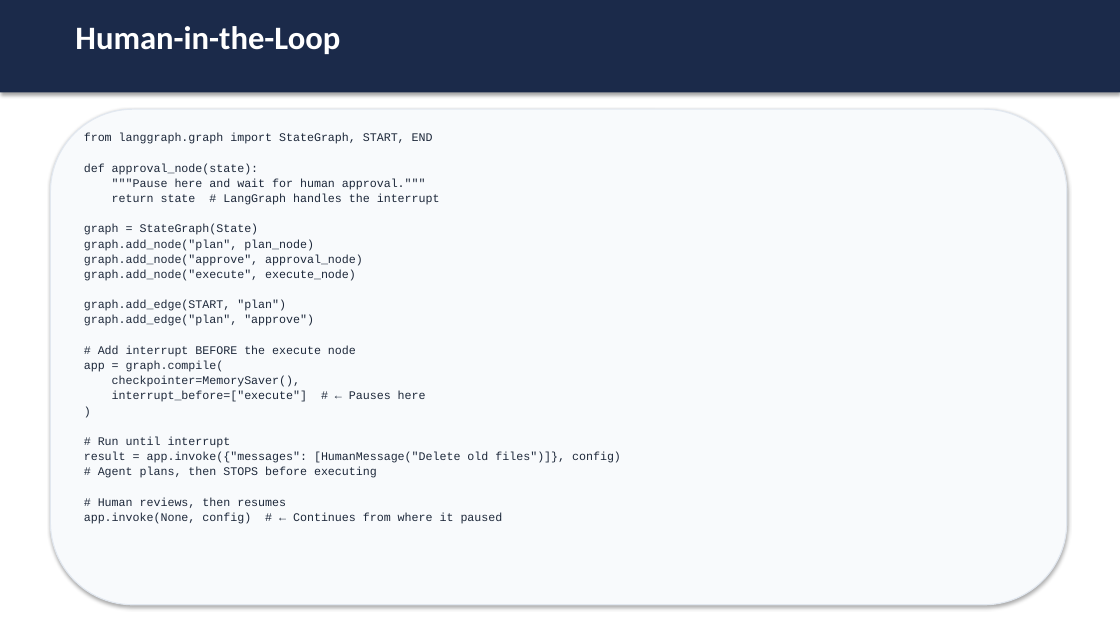
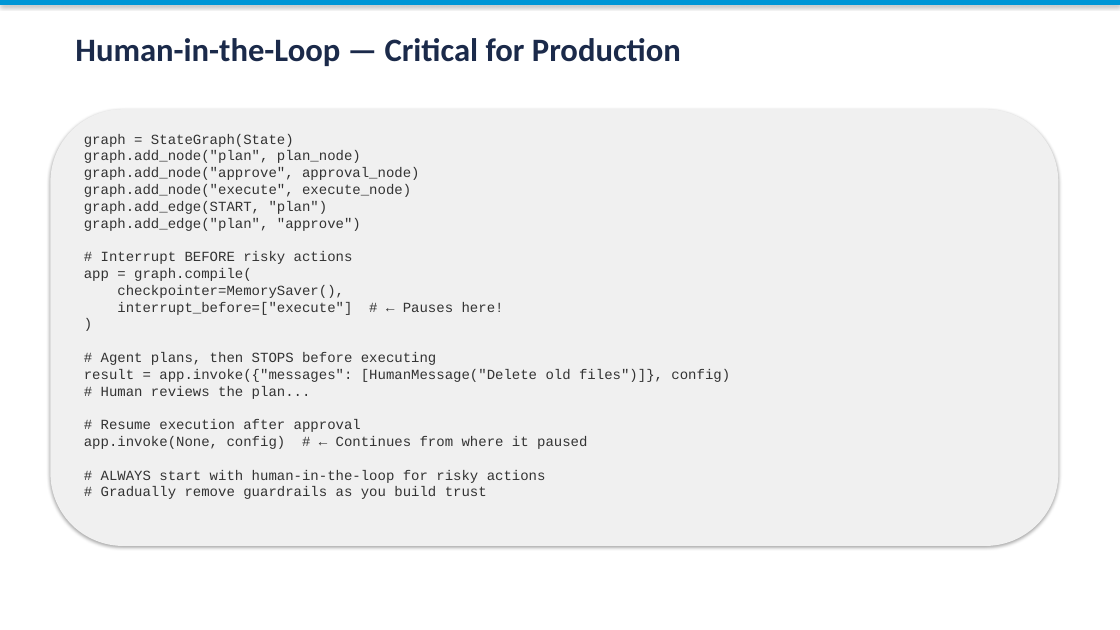
Before and after one commit to toroleapinc/cut-the-crap, a slide deck: slide 9 of developer/session-5/session-5-agentic-frameworks.pptx (slide 19 before the commit). Drawn at 1120x630 pixels with LibreOffice and Linux fonts; fonts in the diff are those of the drawing. Boxes give left, top, right and bottom in pixels: in the first picture for what was removed or moved away, otherwise in the second. Text is boxed around its words. In the diff, an @@ line names an element or a change of style, - is before the commit and + after.

```diff
--- a/developer/session-5/session-5-agentic-frameworks.pptx
+++ b/developer/session-5/session-5-agentic-frameworks.pptx
@@ rectangle: place and size @@
-rectangle at <box>0,0,1120,92</box>
+rectangle at <box>0,0,1120,5</box>
@@ rectangle at <box>0,0,1120,5</box>: fill #1B2A4A to #0096D6 @@
@@ text at <box>75,38,681,66</box>: text changed; text colour #FFFFFF to #1B2A4A @@
-Human-in-the-Loop
+Human-in-the-Loop — Critical for Production
@@ rounded rectangle: place and size @@
-rounded rectangle at <box>50,109,1067,605</box>
+rounded rectangle at <box>50,109,1059,546</box>
@@ rounded rectangle at <box>50,109,1059,546</box>: fill #F8FAFC to #F0F0F0; outline #E2E8F0 1 pt to none @@
@@ text at <box>84,134,730,499</box>: text changed; size 10 to 12 pt; text colour #1E293B to #333333 @@
-from langgraph.graph import StateGraph, START, END
-def approval_node(state):
-"""Pause here and wait for human approval."""
-return state # LangGraph handles the interrupt
-graph = StateGraph(State)
-graph.add_node("plan", plan_node)
-graph.add_node("approve", approval_node)
-graph.add_node("execute", execute_node)
-graph.add_edge(START, "plan")
-graph.add_edge("plan", "approve")
-# Add interrupt BEFORE the execute node
-app = graph.compile(
-checkpointer=MemorySaver(),
-interrupt_before=["execute"] # ← Pauses here
-)
-# Run until interrupt
-result = app.invoke({"messages": [HumanMessage("Delete old files")]}, config)
-# Agent plans, then STOPS before executing
-# Human reviews, then resumes
-app.invoke(None, config) # ← Continues from where it paused
+graph = StateGraph(State)
+graph.add_node("plan", plan_node)
+graph.add_node("approve", approval_node)
+graph.add_node("execute", execute_node)
+graph.add_edge(START, "plan")
+graph.add_edge("plan", "approve")
+# Interrupt BEFORE risky actions
+app = graph.compile(
+checkpointer=MemorySaver(),
+interrupt_before=["execute"] # ← Pauses here!
+)
+# Agent plans, then STOPS before executing
+result = app.invoke({"messages": [HumanMessage("Delete old files")]}, config)
+# Human reviews the plan...
+# Resume execution after approval
+app.invoke(None, config) # ← Continues from where it paused
+# ALWAYS start with human-in-the-loop for risky actions
+# Gradually remove guardrails as you build trust
```
Also in this commit, not shown: 6 other slides changed, 4 slides added, 16 slides removed, 24 other files.
